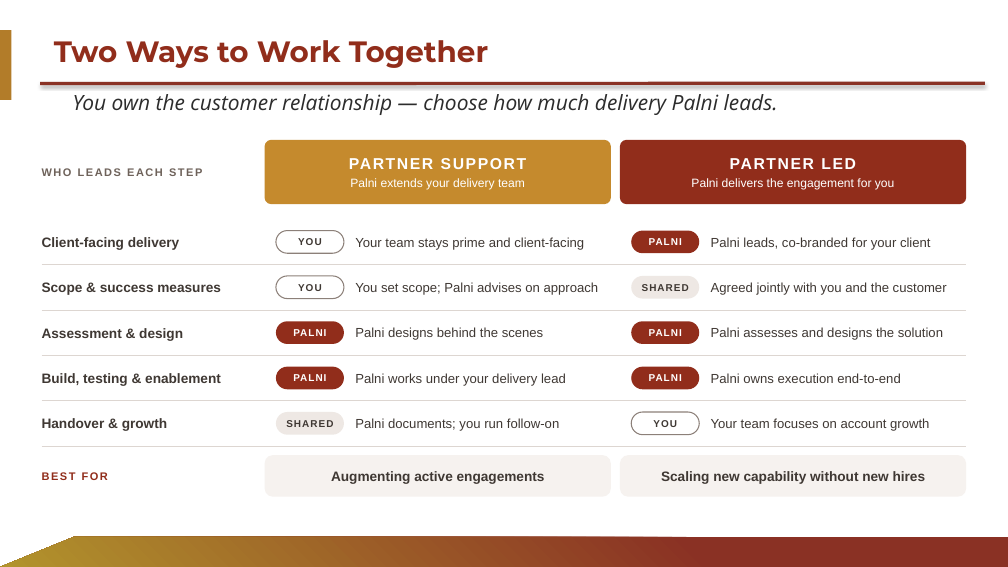
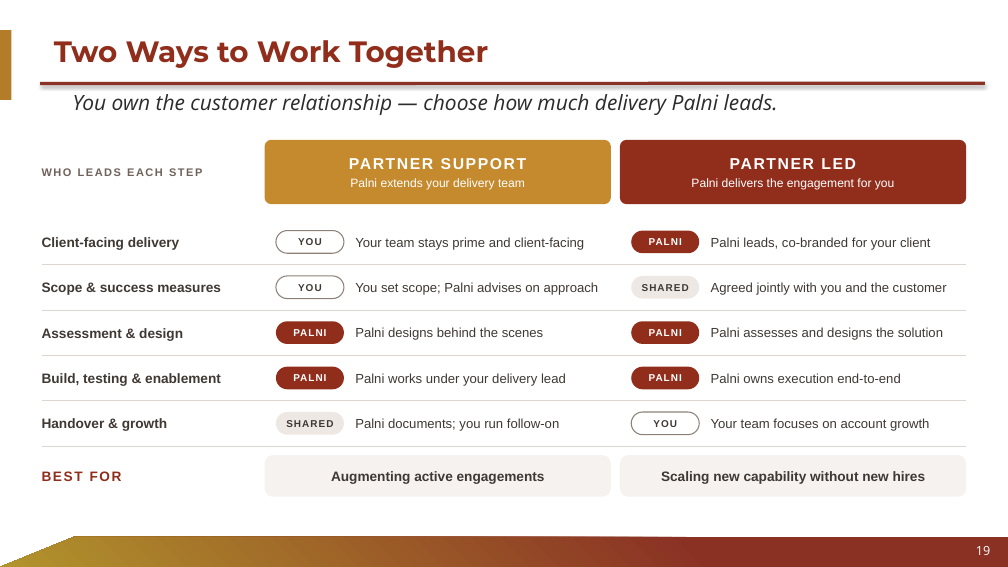
Before and after one commit to liza212/Test, a slide deck: slide 19 of decks/Palni_Capabilities_Partner.pptx (slide 17 before the commit). Drawn at 1008x567 pixels with LibreOffice and Linux fonts; fonts in the diff are those of the drawing; background and template pictures are left out. Boxes give left, top, right and bottom in pixels: in the first picture for what was removed or moved away, otherwise in the second. Text is boxed around its words. In the diff, an @@ line names an element or a change of style, - is before the commit and + after.

```diff
--- a/decks/Palni_Capabilities_Partner.pptx
+++ b/decks/Palni_Capabilities_Partner.pptx
@@ text "BEST FOR" at [42, 471, 122, 481]: size 10.5 to 13 pt @@
@@ page number added at [976, 546, 990, 555], 12 pt, text #FFFFFF @@
+19
```
Also in this commit, not shown: 11 other slides changed, 4 slides added, 2 slides removed.
